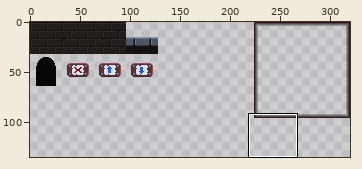
Two versions of one pixel-art file, AsepriteSourceFiles/Tiles.aseprite. The first picture is a wide view before the edit; the outline marks the close-up.
Close-up. First the earlier version:
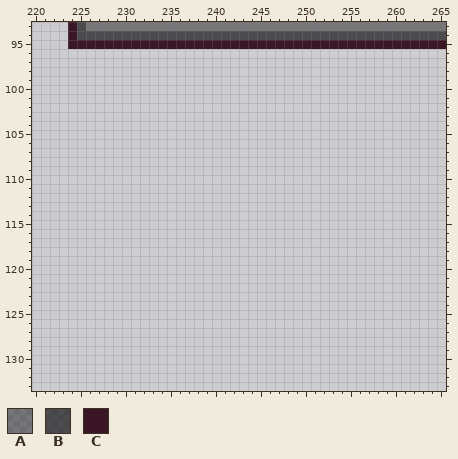
320x320 pixels, 1 frame. Shown: x 220..265, y 93..133. The wide view leaves out empty margins.
Palette (. is transparent): A #06060870  B #060608a5  C #3b1725
Pixels before, first column x 224:
93 CBAAAAAAAAAAAAAAAAAAAAAAAAAAAAAAAAAAAAAAAA
94 CBBBBBBBBBBBBBBBBBBBBBBBBBBBBBBBBBBBBBBBBB
95 CCCCCCCCCCCCCCCCCCCCCCCCCCCCCCCCCCCCCCCCCC
After the commit:
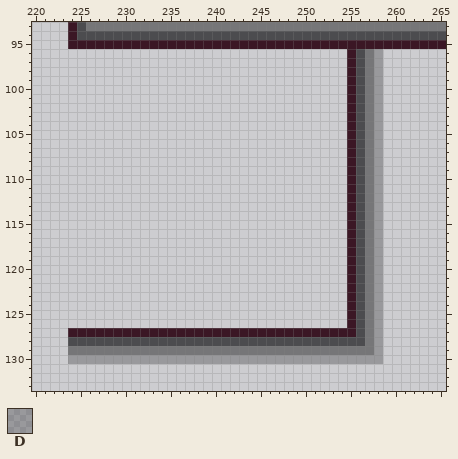
Colours new in this view: D #06060842
Difference:
y 96..126: x 255..258 .... -> CBAD
y 127: x 224..258 ................................... -> CCCCCCCCCCCCCCCCCCCCCCCCCCCCCCCCBAD
y 128: x 224..258 ................................... -> BBBBBBBBBBBBBBBBBBBBBBBBBBBBBBBBBAD
y 129: x 224..258 ................................... -> AAAAAAAAAAAAAAAAAAAAAAAAAAAAAAAAAAD
y 130: x 224..258 ................................... -> DDDDDDDDDDDDDDDDDDDDDDDDDDDDDDDDDDD
Where, in picture pixels (left, top, right, bottom), the same in both close-ups:
added: (68, 49, 383, 364)
